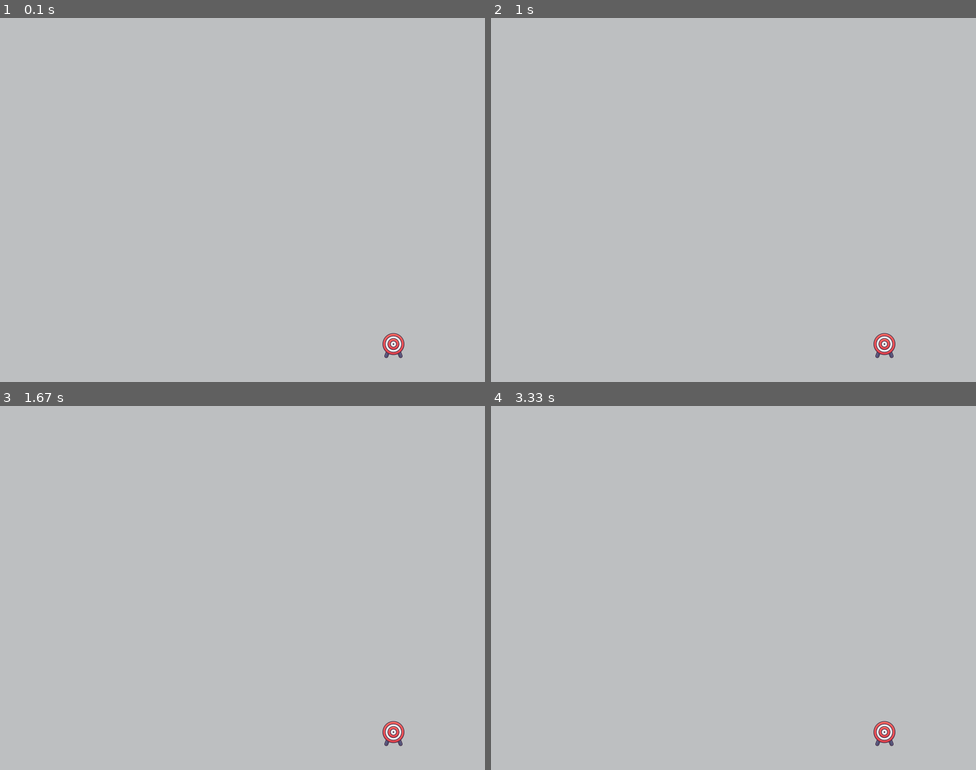
Above: before the commit, frames 1-4 (two rows, left to right).
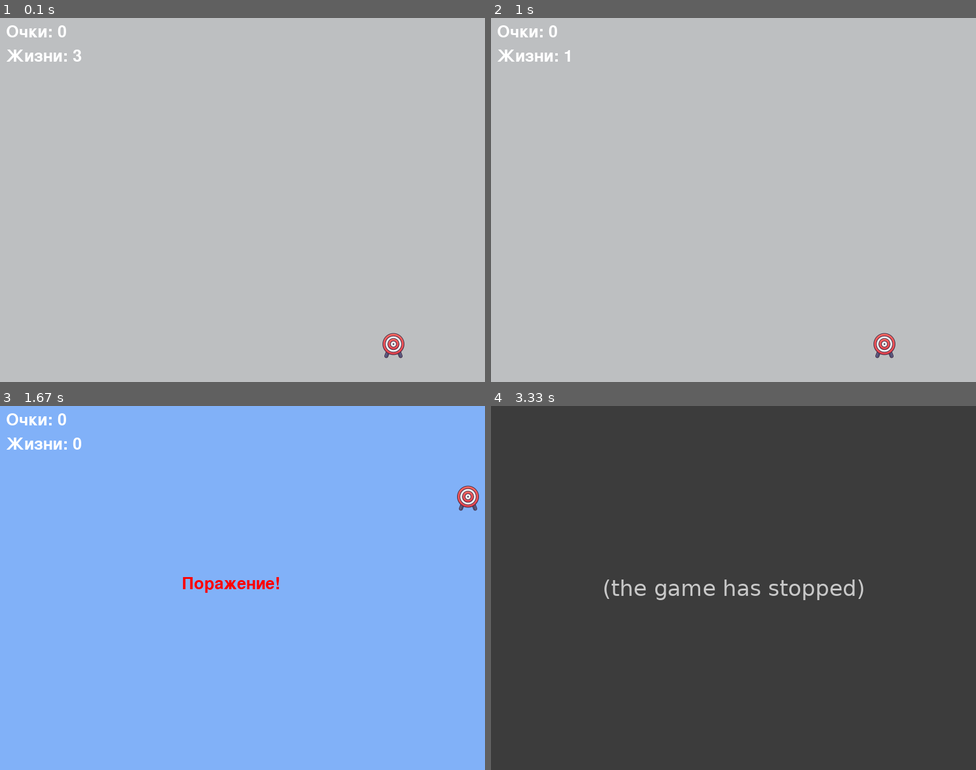
Above: after the commit, the same moments.

Repository: coroleva/pygame_shooting
Game: pygame game, started from main.py
Same seed, same stepped clock (60 frames per second), same inputs: the game is played once before the commit and once after it.
Inputs (mouse positions are in pixels of both pictures, inside the frame that each line leads up to):
- Up to frame 1 (0.1 s): no input
- Up to frame 2 (1 s): click (733, 200) at 0.38 s; click (733, 221) at 0.72 s
- Up to frame 3 (1.67 s): click (92, 533) at 1.05 s
- Up to frame 4 (3.33 s): no input

The runs differ from the first frame. In frame 1, 0.4% of the frame differs, in the area x 1-17%, y 2-12%; in frame 2, 0.4%; in frame 3, 100%, in the area x 0-100%, y 0-100%; in frame 4, 99%.
After the commit the program exited at 3.07 s; later frames show no game.

Commit message:
apgrade code
Добавила счет очков, жизней. Изменила логику появления мишени.

Diff:
--- a/main.py
+++ b/main.py
@@ -1,5 +1,6 @@
 import pygame
 import random
+
 pygame.init()
 
 SCREEN_WIDTH = 800
@@ -14,28 +15,64 @@
 target_img = pygame.image.load('img/тир.png')
 target_width = 50
 target_height = 50
+
 target_x = random.randint(0, SCREEN_WIDTH - target_width)
 target_y = random.randint(0, SCREEN_HEIGHT - target_height)
-color = (random.randint(0,255), random.randint(0,255), random.randint(0,255))
+
+color = (random.randint(0, 255), random.randint(0, 255), random.randint(0, 255))
+
+score = 0
+lives = 3
+font = pygame.font.SysFont(None, 40)
+
+def draw_text(text, font, color, x, y):
+    img = font.render(text, True, color)
+    screen.blit(img, (x, y))
+
+
+MOVE_TARGET_EVENT = pygame.USEREVENT + 1
+pygame.time.set_timer(MOVE_TARGET_EVENT, 1000)
 
 running = True
 while running:
     screen.fill(color)
+
     for event in pygame.event.get():
-        if event.type == pygame.quit:
+        if event.type == pygame.QUIT:
             running = False
+
+        if event.type == MOVE_TARGET_EVENT:
+            target_x = random.randint(0, SCREEN_WIDTH - target_width)
+            target_y = random.randint(0, SCREEN_HEIGHT - target_height)
+            color = (random.randint(0, 255), random.randint(0, 255), random.randint(0, 255))
+
         if event.type == pygame.MOUSEBUTTONDOWN:
             mouse_x, mouse_y = pygame.mouse.get_pos()
+
             if target_x < mouse_x < target_x + target_width and target_y < mouse_y < target_y + target_height:
-                color = (random.randint(0,255), random.randint(0,255), random.randint(0,255))
-                target_x = random.randint(0, SCREEN_WIDTH - target_width)
-                target_y = random.randint(0, SCREEN_HEIGHT - target_height)
+                score += 1
+            else:
+                lives -= 1
+
 
     screen.blit(target_img, (target_x, target_y))
-    pygame.display.update()
-    pygame.draw.rect(screen, (0, 0, 0), (target_x, target_y, target_width, target_height))
 
 
+    draw_text(f'Очки: {score}', font, (255, 255, 255), 10, 10)
+    draw_text(f'Жизни: {lives}', font, (255, 255, 255), 10, 50)
 
 
+    if score >= 10:
+        draw_text('Победа!', font, (0, 255, 0), SCREEN_WIDTH // 2 - 80, SCREEN_HEIGHT // 2 - 20)
+        pygame.display.update()
+        pygame.time.delay(2000)
+        running = False
+    if lives <= 0:
+        draw_text('Поражение!', font, (255, 0, 0), SCREEN_WIDTH // 2 - 100, SCREEN_HEIGHT // 2 - 20)
+        pygame.display.update()
+        pygame.time.delay(2000)
+        running = False
+
+    pygame.display.update()
+
 pygame.quit()
